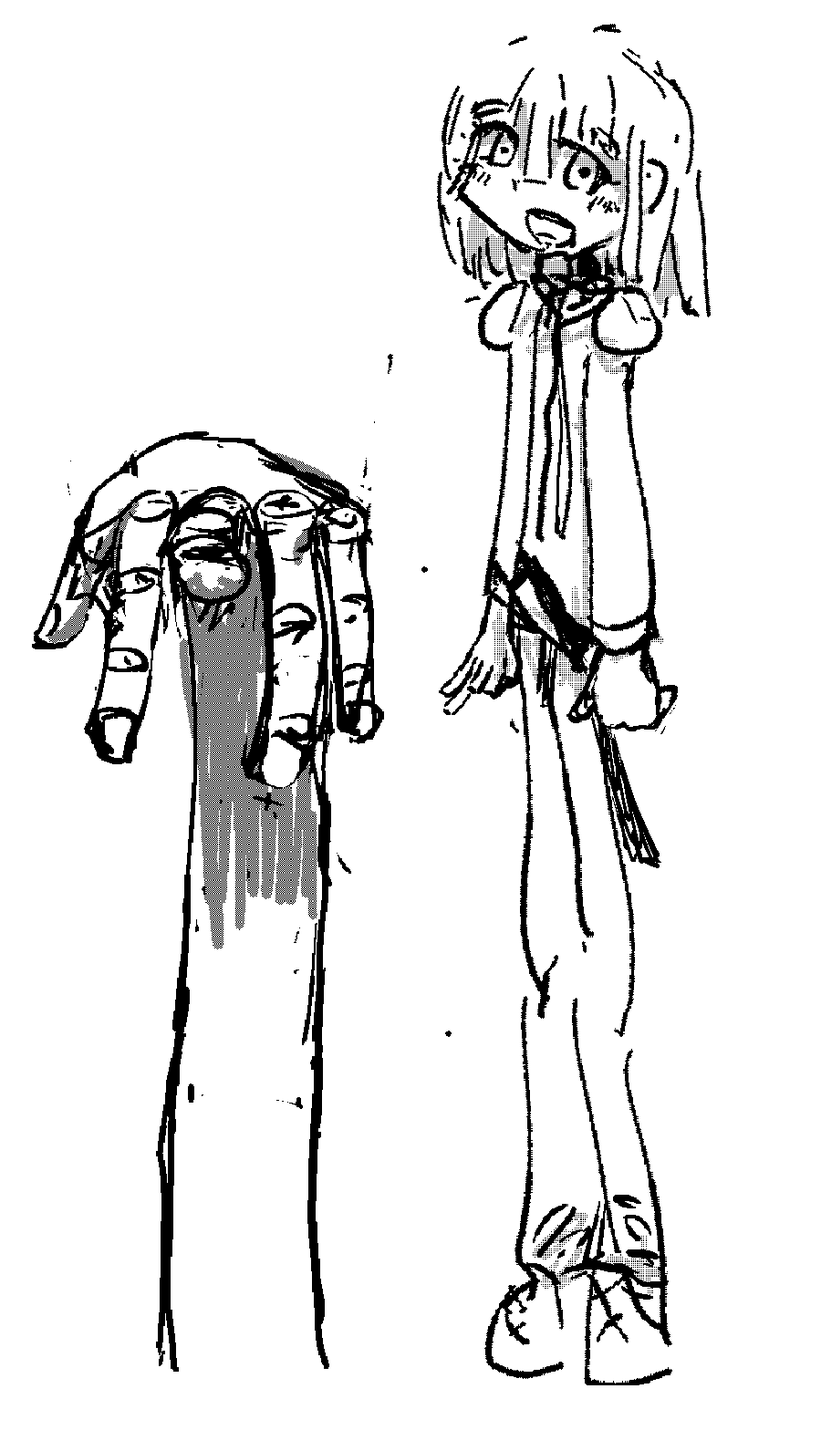
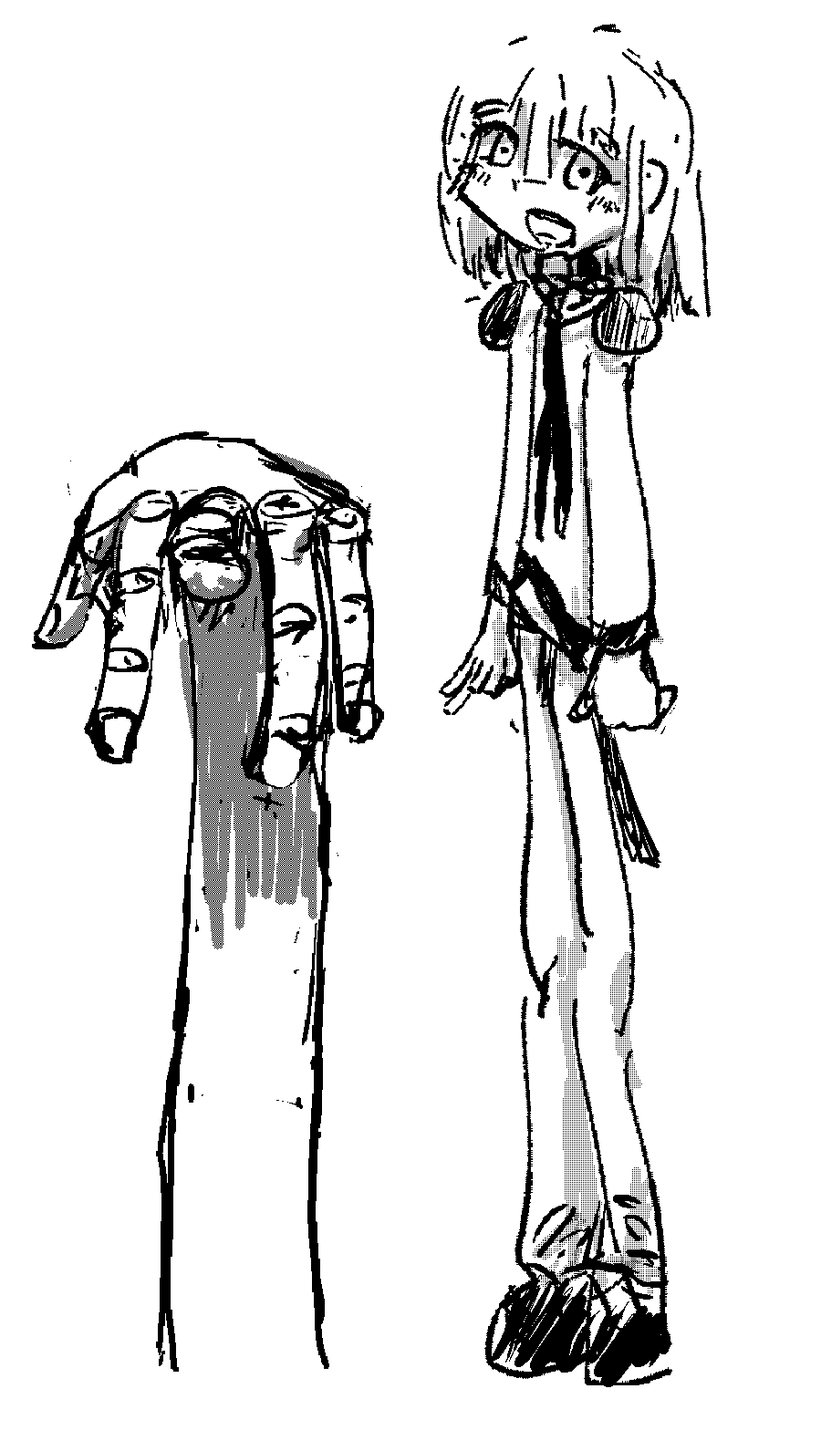
Layers edited between the first and the second 821 × 1451 image:
painted on "レイヤー 2" over (338, 214, 679, 1388)
painted on "レイヤー 1" over (445, 29, 679, 1211)
